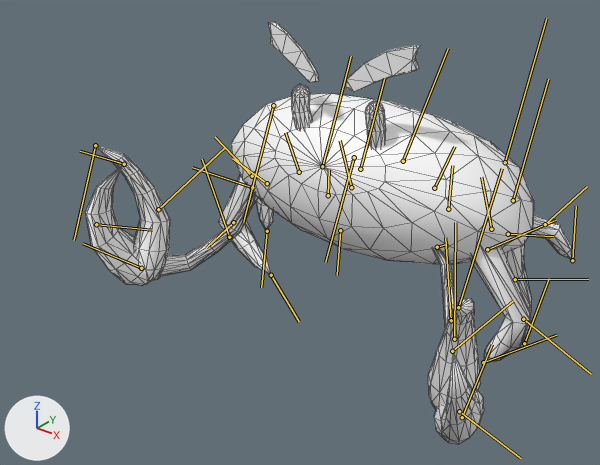
What one commit did to the FBX model Assets/Models/Krabby Animated.fbx.
Rendered twice from a 50 mm lens placed at (2.6, -3.82, 2.85), pointed at (-0.16, -0.38, 0.72). Arrows for +X, +Y and +Z are at lower left; the lights stay in place. Both versions are drawn at frame 1 of the action 'Take 001'; the numbers are the values there. The bones that bend it are drawn over the model as lines. Mesh edges are drawn as thin lines.

Objects in the first picture: 'Body', 'L_Bottom_Piincher', 'L_Eyebrow', 'L_Top_Pincher', 'R_Bottom_Pincher', 'R_Eyebrow', 'R_Top_Pincher'.
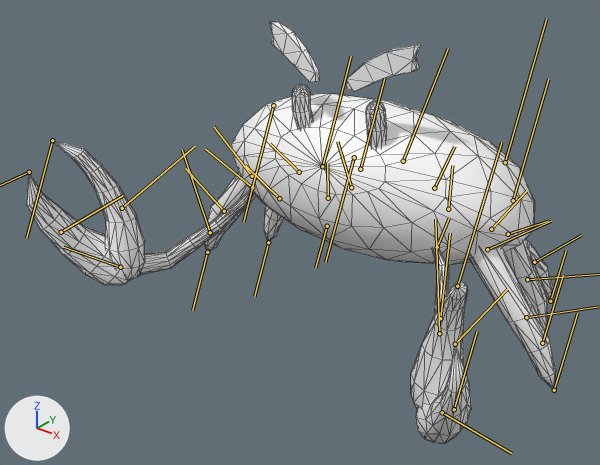
The change in detail:
Bone 'L_Leg_1' (bone_l_leg_1) turns from (-7, -2, -2) to (0, 0, 0) degrees about its own x, y and z.
Bone 'L_Knee_1' (bone_l_knee_1) turns from (0, 13, -53) to (0, 0, 0) degrees about its own x, y and z.
Bone 'L_Leg_2' (bone_l_leg_2) turns from (-2, 2, -19) to (0, 0, 0) degrees about its own x, y and z.
Bone 'L_Knee_2' (bone_l_knee_2) turns from (0, -10, 14) to (0, 0, 0) degrees about its own x, y and z.
Bone 'L_Leg_3' (bone_l_leg_3) turns from (-7, -8, 51) to (0, 0, 0) degrees about its own x, y and z.
Bone 'L_Knee_3' (bone_l_knee_3) turns from (0, 31, -26) to (0, 0, 0) degrees about its own x, y and z.
Bone 'L_Arm' (bone_l_arm) turns from (2, 11, -16) to (0, -1, 3) degrees about its own x, y and z.
Bone 'L_Elbow' (bone_l_elbow) turns from (0, -2, 16) to (0, 1, -5) degrees about its own x, y and z.
Bone 'L_Pincher' (bone_l_pincher) turns from (-7, 0, 7) to (0, 0, 0) degrees about its own x, y and z.
Bone 'L_Bottom_Knuckle' (bone_l_bottom_knuckle) turns from (0, -4, 8) to (0, 0, 0) degrees about its own x, y and z.
Bone 'R_Arm' (bone_r_arm) turns from (4, -10, -23) to (0, 0, 0) degrees about its own x, y and z.
Bone 'R_Elbow' (bone_r_elbow) turns from (0, 3, 21) to (0, 0, 0) degrees about its own x, y and z.
Bone 'R_Pincher' (bone_r_pincher) turns from (11, 18, -4) to (0, 0, 0) degrees about its own x, y and z.
Bone 'R_Top_Knuckle' (bone_r_top_knuckle) turns from (0, -2, -12) to (0, 0, 0) degrees about its own x, y and z.
Bone 'R_Bottom_Knuckle' (bone_r_bottom_knuckle) turns from (0, 14, 27) to (0, 0, 0) degrees about its own x, y and z.
Bone 'R_Leg_1' (bone_r_leg_1) turns from (8, 2, -15) to (0, 0, 0) degrees about its own x, y and z.
Bone 'R_Knee_1' (bone_r_knee_1) turns from (0, -14, -56) to (0, 0, 0) degrees about its own x, y and z.
Bone 'R_Leg_2' (bone_r_leg_2) turns from (7, 5, 28) to (0, 0, 0) degrees about its own x, y and z.
Bone 'R_Knee_2' (bone_r_knee_2) turns from (0, -23, -33) to (0, 0, 0) degrees about its own x, y and z.
Bone 'R_Leg_3' (bone_r_leg_3) turns from (2, -1, 3) to (0, 0, 0) degrees about its own x, y and z.
Bone 'R_Knee_3' (bone_r_knee_3) turns from (0, -19, -16) to (0, 0, 0) degrees about its own x, y and z.

Location of each change, (x1, y1, x2, y2) in pixels of the pictures (600 x 465 px):
'Body', posed
    before: (160, 84, 573, 363)
    after: (140, 84, 556, 390)
'R_Top_Pincher', posed (24% wider)
    before: (96, 146, 170, 281)
    after: (53, 141, 145, 280)
'R_Bottom_Pincher', posed (53% wider, 8% shorter)
    before: (85, 165, 152, 286)
    after: (27, 174, 130, 285)
'L_Top_Pincher', posed (7% wider, 16% taller)
    before: (428, 298, 481, 409)
    after: (411, 282, 468, 411)
'L_Bottom_Piincher', posed (10% wider, 8% taller)
    before: (434, 353, 484, 444)
    after: (416, 345, 471, 443)
'R_Eyebrow', posed
    before: (269, 22, 319, 82)
    after: (270, 21, 319, 82)
bone 'L_Leg_1', root to tip
    before: (487, 249) to (556, 220)
    after: (487, 249) to (551, 221)
bone 'L_Leg_2', root to tip
    before: (508, 234) to (553, 236)
    after: (508, 234) to (548, 221)
bone 'L_Leg_3', root to tip
    before: (491, 229) to (481, 177)
    after: (491, 229) to (526, 191)
bone 'L_Knee_3', root to tip
    before: (545, 224) to (587, 186)
    after: (534, 262) to (581, 235)
bone 'L_Arm', root to tip
    before: (437, 247) to (446, 244)
    after: (437, 247) to (449, 218)
bone 'L_Elbow', root to tip
    before: (451, 320) to (445, 237)
    after: (440, 318) to (450, 233)
bone 'L_Pincher', root to tip
    before: (459, 411) to (521, 458)
    after: (442, 412) to (512, 453)
bone 'L_Bottom_Knuckle', root to tip
    before: (462, 417) to (492, 344)
    after: (454, 409) to (477, 331)
bone 'R_Arm', root to tip
    before: (252, 187) to (192, 167)
    after: (252, 187) to (205, 149)
bone 'R_Elbow', root to tip
    before: (229, 237) to (202, 159)
    after: (210, 232) to (182, 149)
bone 'R_Pincher', root to tip
    before: (141, 268) to (83, 243)
    after: (120, 267) to (63, 247)
bone 'R_Top_Knuckle', root to tip
    before: (158, 209) to (225, 147)
    after: (122, 208) to (195, 146)
bone 'R_Bottom_Knuckle', root to tip
    before: (96, 224) to (152, 230)
    after: (61, 232) to (123, 195)
bone 'R_Leg_1', root to tip
    before: (252, 176) to (215, 137)
    after: (252, 176) to (214, 127)
bone 'R_Knee_1', root to tip
    before: (233, 222) to (206, 247)
    after: (224, 211) to (185, 168)
bone 'R_Leg_2', root to tip
    before: (299, 172) to (285, 132)
    after: (299, 172) to (270, 143)
bone 'R_Knee_2', root to tip
    before: (267, 183) to (232, 158)
    after: (279, 198) to (245, 165)
bone 'R_Leg_3', root to tip
    before: (351, 187) to (340, 140)
    after: (351, 187) to (337, 141)
bone 'R_Knee_3', root to tip
    before: (328, 195) to (329, 169)
    after: (328, 198) to (327, 163)
